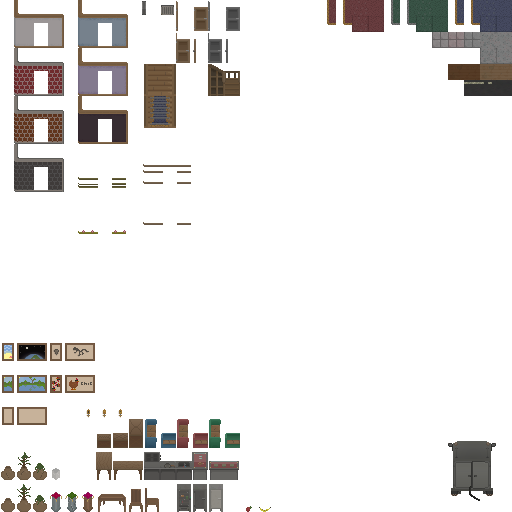
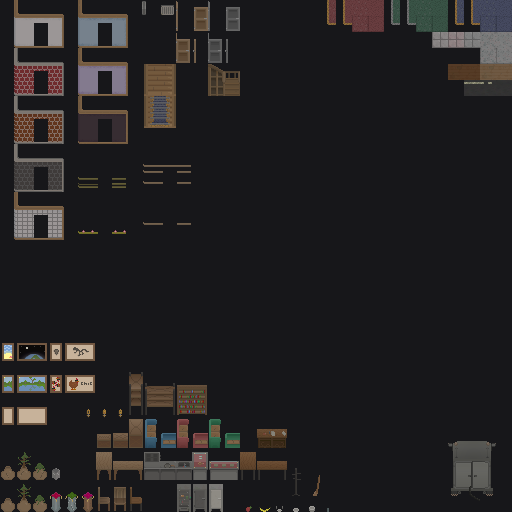
Layer changes from the first 512px x 512px image to the second:
removed layer "Layer 43" over [1, 0, 512, 512]
added layer "Layer 22" (56%) above "Layer 23" over [14, 210, 62, 238]
added layer "Layer 23" above "Layer 21" over [14, 192, 64, 240]
renamed "Layer 44" to "Layer 21", showed it, painted on it over [1, 0, 512, 512]
showed "Layer 0" over [0, 0, 512, 512]
